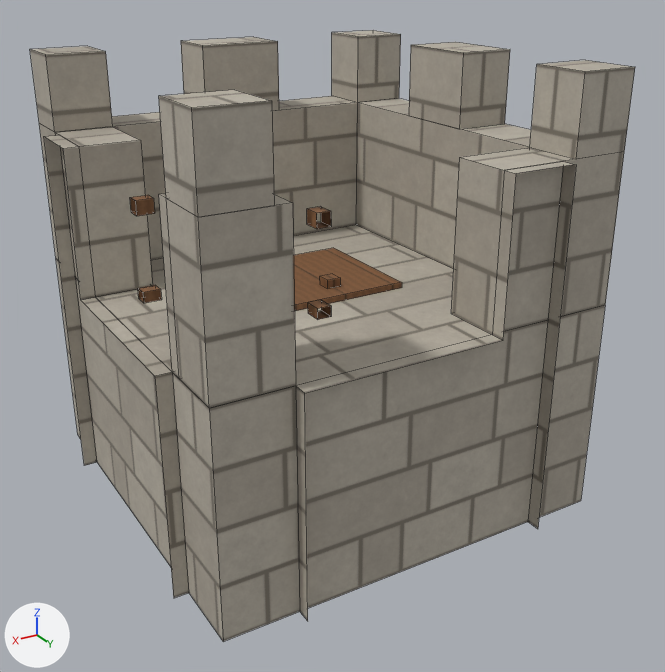
The FBX model Assets/Content/Landscape/Models/Castle/Tower_Top_Convex.fbx as it was, and as the next commit left it.
Rendered twice from a camera (50 mm lens) standing at (3.01, 5.29, 3.69) and looking at (-0.02, 0.26, 1.17). Every picture has the same lights, and +X, +Y and +Z are marked at lower left. The older version comes first. Mesh edges are drawn as thin lines. Where no turn or scale is listed for an object, it has been applied to the vertices.

The first picture shows 'Tower_Top_Convex'.
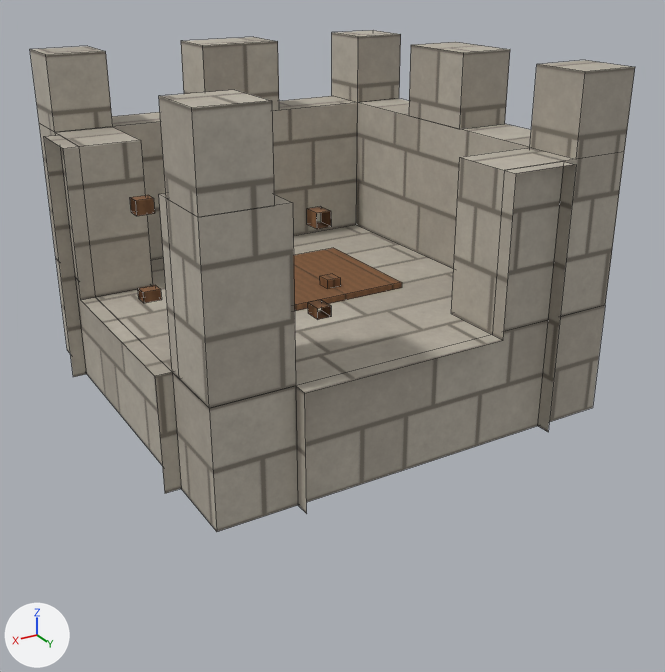
The newer file is also turned or shifted as a whole; pictures and numbers use the older file's frame.

Edits to the bpy script that builds the scene:
```text
Change me_tower_top_convex:
    used by ob_tower_top_convex; location = (0.0, 0.0, 0.0)
    remove me_tower_top_convex.from_pydata(...)  # 146 vertices, 97 faces; spans x -1.4..1.5, y -1.4..1.5, z 0.0..3.0
    add me_tower_top_convex.from_pydata(...)  # 146 vertices, 97 faces; spans x -1.4..1.5, y -1.4..1.5, z 0.75..3.0
    me_tower_top_convex part 1: all 12 vertices in x -1.4..1.5, y -1.4..1.5, z 0.0 are moved by (0.0, 0.0, 0.75)
```

Pixel boxes [x1, y1, x2, y2] of what changed, in the pictures (665 x 672 px; the box of a moved part takes in the faces that stretch with it):
'Tower_Top_Convex', reshaped (18% shorter)
    before: [30, 30, 635, 641]
    after: [30, 30, 635, 532]
part 1 of me_tower_top_convex, moved or reshaped
    before: [44, 137, 605, 641]
    after: [44, 137, 605, 532]
